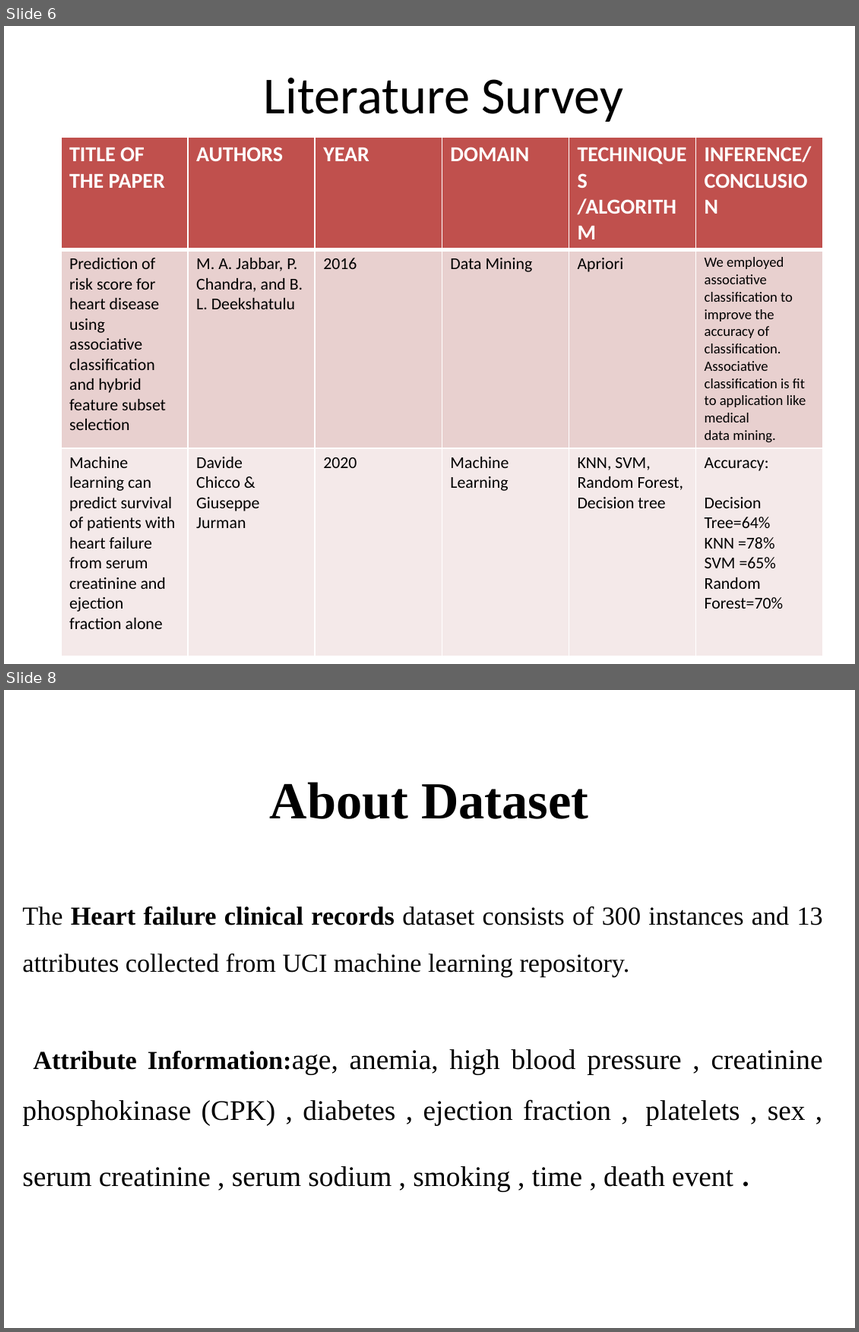
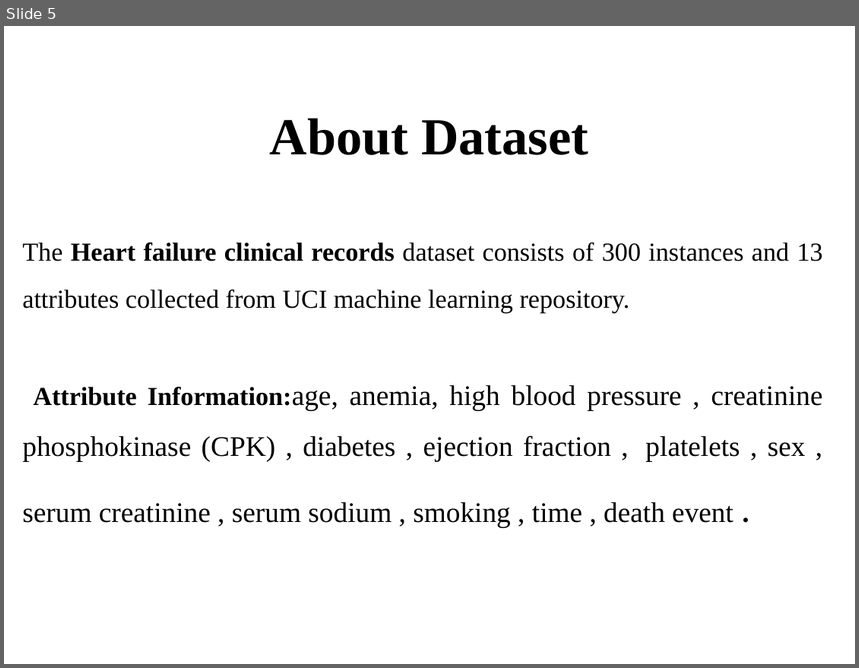
Before and after one commit to sathyapramod/ml-heart-survial, a slide deck: SathyaPramod.pptx. Shown one above the other, each under a label of ours: slides 6 and 8 before the commit, slide 5 after it; the slides between them are not shown. The pictures are 859x1332 and 859x668 pixels, drawn with LibreOffice and Linux fonts; fonts in the diff are those of the drawing; background and template pictures are left out. Boxes give left, top, right and bottom in pixels: in the first picture for what was removed or moved away, otherwise in the second. Text is boxed around its words. In the diff, an @@ line names an element or a change of style, - is before the commit and + after.

```diff
--- a/SathyaPramod.pptx
+++ b/SathyaPramod.pptx
@@ slide 6 removed at box(4, 26, 855, 664), background picture (left out) @@
@@ title removed at box(264, 78, 624, 122) @@
-Literature Survey
@@ table removed at box(61, 138, 822, 651), 3 rows, 6 columns @@
-TITLE OF THE PAPER | AUTHORS | YEAR | DOMAIN | TECHINIQUES /ALGORITHM | INFERENCE/CONCLUSION
-Prediction of risk score for heart disease using associative classification and hybrid feature subset selection | M. A. Jabbar, P. Chandra, and B. L. Deekshatulu | 2016 | Data Mining | Apriori | We employed associative / classification to improve the accuracy of classification. / Associative classification is fit to application like medical / data mining.
-Machine learning can predict survival of patients with heart failure from serum creatinine and ejection fraction alone | Davide Chicco & / Giuseppe Jurman | 2020 | Machine Learning | KNN, SVM, Random Forest, / Decision tree | Accuracy: / Decision Tree=64% / KNN =78% / SVM =65% / Random Forest=70%
@@ what was slide 8 is now slide 5 @@
```
Also in this commit, not shown: 8 slides changed, 4 slides added, 2 other slides removed, 1 other file.
